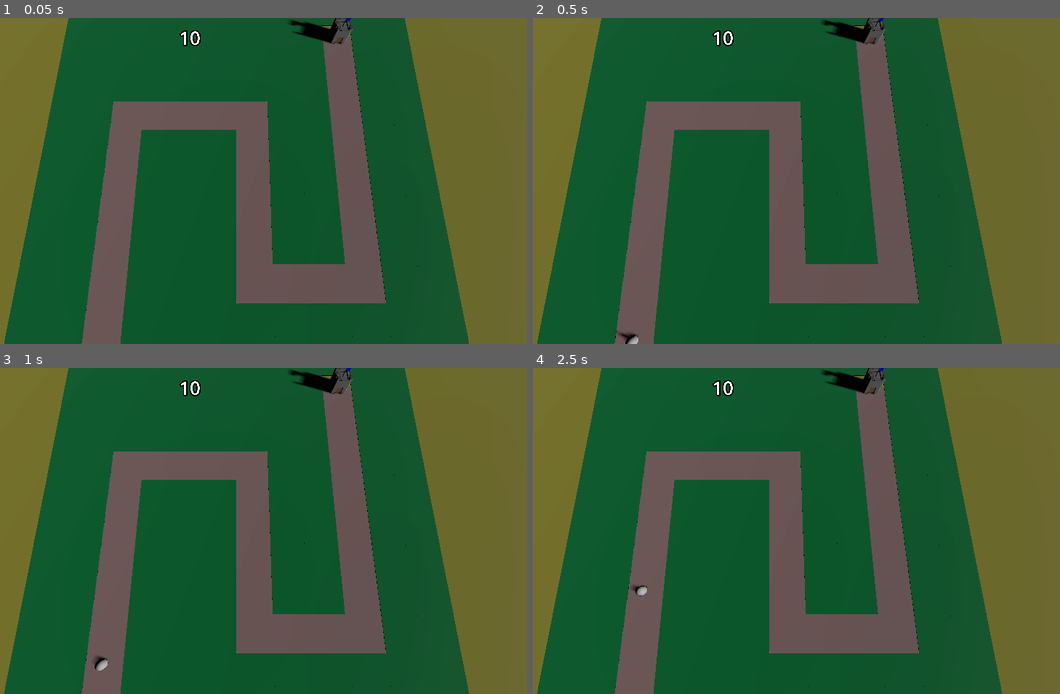
Above: before the commit, frames 1-4 (two rows, left to right).
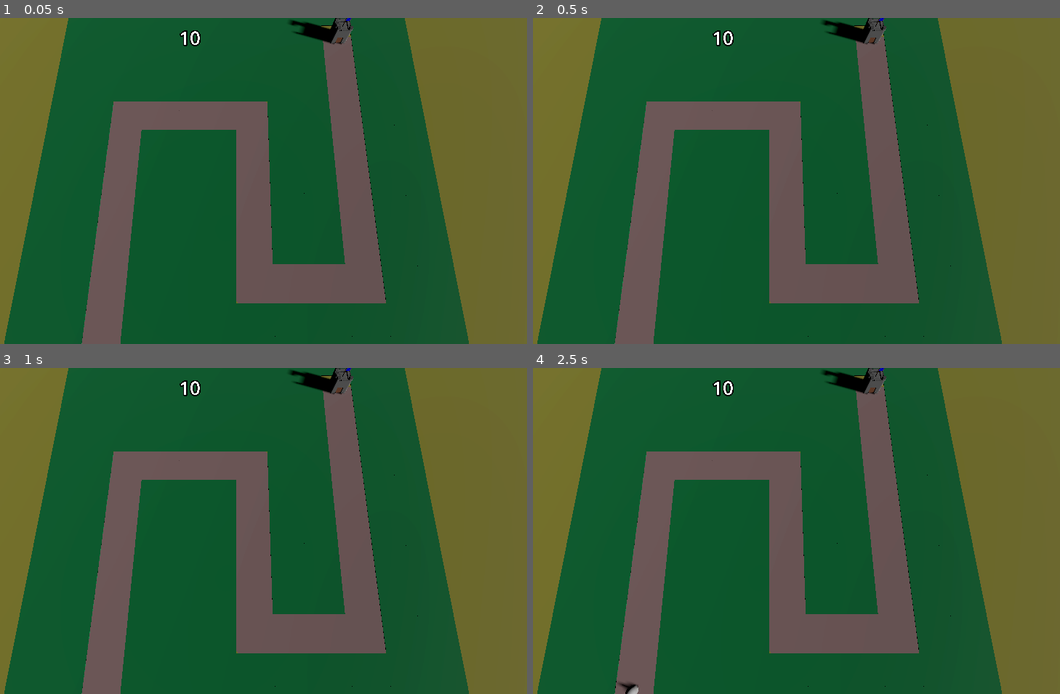
Above: after the commit, the same moments.

Repository: SpookyUboa/barbarian-blaster
Game: Godot game, scene res://Scenes/BaseScene.tscn
Same seed, same stepped clock (60 frames per second), same inputs: the game is played once before the commit and once after it.
Inputs:
- Up to frame 1 (0.05 s): no input
- Up to frame 2 (0.5 s): no input
- Up to frame 3 (1 s): no input
- Up to frame 4 (2.5 s): no input

Frame 1 is identical in both runs. In frame 2, less than 0.1% of the frame differs, in the area x 15-20%, y 95-100%; in frame 3, less than 0.1%; in frame 4, 0.2%, in the area x 15-22%, y 65-100%.

Commit message:
Migrated back to Path3D model instead of collision

Diff:
--- a/Models/base.gd
+++ b/Models/base.gd
@@ -16,9 +16,10 @@
 
 
 
-func _on_body_entered(body: Node) -> void:
-	print("COLLISION!!!")
-	if "enemy" in body.get_groups():
-		take_damage()
-	else:
-		print("NOT AN ENEMY?!")
+#func _on_body_entered(body: Node) -> void:
+#	print("COLLISION!!!")
+#	if "enemy" in body.get_groups():
+#		take_damage()
+#		body.set_process(false)
+#	else:
+#		print("NOT AN ENEMY?!")
--- a/Models/base.tscn
+++ b/Models/base.tscn
@@ -6,7 +6,7 @@
 [sub_resource type="BoxShape3D" id="BoxShape3D_k1l8n"]
 size = Vector3(2, 2, 2)
 
-[node name="base" instance=ExtResource("1_qsilc")]
+[node name="base" groups=["base"] instance=ExtResource("1_qsilc")]
 gravity_scale = 0.0
 max_contacts_reported = 3
 contact_monitor = true
@@ -24,5 +24,3 @@
 [node name="CollisionShape3D" type="CollisionShape3D" parent="." index="2"]
 transform = Transform3D(1, 0, 0, 0, 1, 0, 0, 0, 1, 0, 1, 0)
 shape = SubResource("BoxShape3D_k1l8n")
-
-[connection signal="body_entered" from="." to="." method="_on_body_entered"]
--- a/Scenes/enemy.gd
+++ b/Scenes/enemy.gd
@@ -6,6 +6,7 @@
 
 # Called every frame. 'delta' is the elapsed time since the previous frame.
 func _process(delta: float) -> void:
-	progress += delta * speed * 5
+	progress += delta * speed
 	if progress_ratio == 1.0 :
 		base.take_damage()
+		progress = 0
--- a/Scenes/enemy.tscn
+++ b/Scenes/enemy.tscn
@@ -6,6 +6,7 @@
 
 [node name="Enemy" type="PathFollow3D" groups=["enemy"]]
 transform = Transform3D(0.999995, 0, 0, 0, 1, 0, 0, 0, 0.999995, 0, 0, 0)
+loop = false
 script = ExtResource("1_p4k56")
 
 [node name="Model" type="MeshInstance3D" parent="."]
